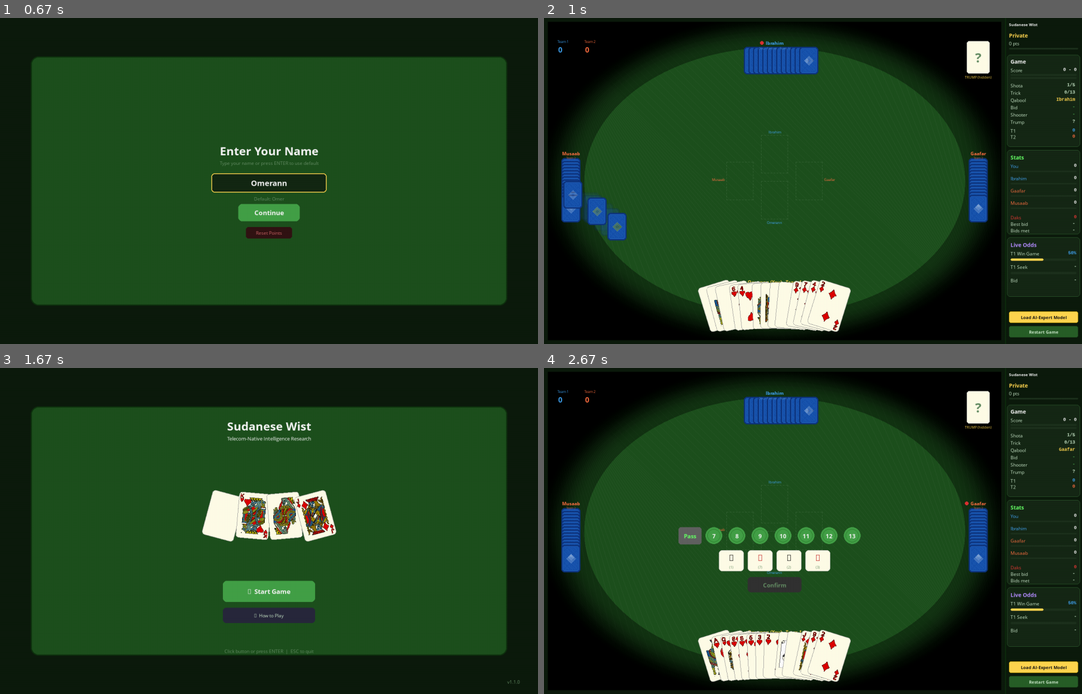
Above: before the commit, frames 1-4 (two rows, left to right).
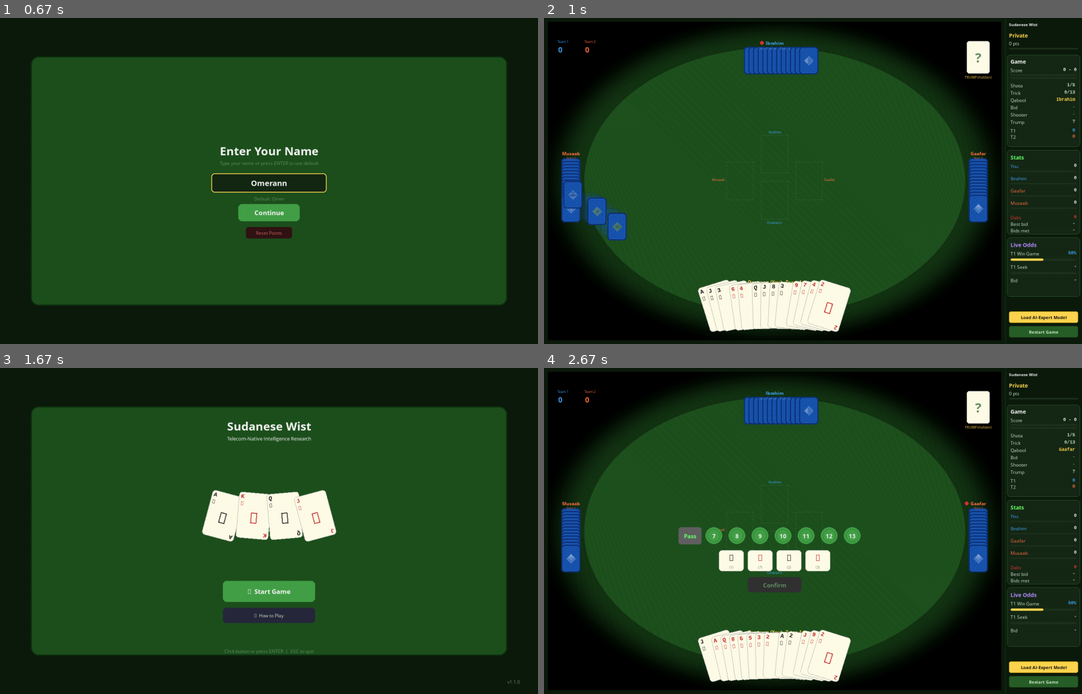
Above: after the commit, the same moments.

Repository: aamagzoub/engineering-intelligence
Game: pygame game, started from gui_pygame/main.py
Same seed, same stepped clock (60 frames per second), same inputs: the game is played once before the commit and once after it.
Inputs (mouse positions are in pixels of both pictures, inside the frame that each line leads up to):
- Up to frame 1 (0.67 s): type "ann" at 0.33 s
- Up to frame 2 (1 s): tap Enter at 0.67 s; click "▶ Start Game" at 0.93 s
- Up to frame 3 (1.67 s): click "Restart Game" at 1.27 s; click "Continue" at 1.6 s
- Up to frame 4 (2.67 s): tap Enter at 1.88 s; click (786, 615) at 2.27 s; click (796, 475) at 2.6 s

Frame 1 is identical in both runs. In frame 2, 0.5% of the frame differs, in the area x 29-56%, y 80-96%; in frame 3, 1.4%, in the area x 38-63%, y 38-53%; in frame 4, 0.6%.

Commit message:
Revert to original drawn card style (remove PNG loading)

Diff:
--- a/gui_pygame/card_renderer.py
+++ b/gui_pygame/card_renderer.py
@@ -1,98 +1,43 @@
 """
-Card rendering for PyGame — loads PNG card images or draws fallback cards.
+Card rendering for PyGame — draws playing cards programmatically.
 """
 
-import os
 import pygame
 from gui_pygame.constants import *
 
 
-# Card image cache.
-_card_image_cache: dict[str, pygame.Surface] = {}
-_cards_dir = os.path.join(os.path.dirname(os.path.abspath(__file__)), "assets", "cards")
-
-# Map rank/suit symbols to filenames.
-_RANK_TO_FILE = {
-    "2": "2", "3": "3", "4": "4", "5": "5", "6": "6", "7": "7",
-    "8": "8", "9": "9", "10": "10",
-    "J": "jack", "Q": "queen", "K": "king", "A": "ace",
-}
-_SUIT_TO_FILE = {"♠": "spades", "♥": "hearts", "♣": "clubs", "♦": "diamonds"}
-
-
-def _get_card_image_path(rank: str, suit: str) -> str | None:
-    """Get the PNG file path for a card, or None if not found."""
-    rank_file = _RANK_TO_FILE.get(rank)
-    suit_file = _SUIT_TO_FILE.get(suit)
-    if not rank_file or not suit_file:
-        return None
-    path = os.path.join(_cards_dir, f"{rank_file}_of_{suit_file}.png")
-    if os.path.exists(path):
-        return path
-    return None
-
-
 def create_card_surface(rank: str, suit: str, width: int = CARD_WIDTH,
                         height: int = CARD_HEIGHT) -> pygame.Surface:
-    """Load a card PNG image scaled to size, or draw a fallback card."""
-    cache_key = f"{rank}{suit}_{width}x{height}"
-    if cache_key in _card_image_cache:
-        return _card_image_cache[cache_key]
+    """Create a card surface with proper styling."""
+    surf = pygame.Surface((width, height), pygame.SRCALPHA)
 
-    # Try to load PNG image.
-    img_path = _get_card_image_path(rank, suit)
-    if img_path:
-        try:
-            img = pygame.image.load(img_path).convert()
-            # Create a white card background with rounded corners.
-            surf = pygame.Surface((width, height), pygame.SRCALPHA)
-            card_rect = pygame.Rect(0, 0, width, height)
-            pygame.draw.rect(surf, CARD_WHITE, card_rect, border_radius=CARD_RADIUS)
-            # Scale the PNG to fit inside with a small margin.
-            margin = 3
-            inner_w = width - margin * 2
-            inner_h = height - margin * 2
-            scaled_img = pygame.transform.smoothscale(img, (inner_w, inner_h))
-            # Replace black background pixels with white before blitting.
-            scaled_img.set_colorkey((0, 0, 0))
-            surf.blit(scaled_img, (margin, margin))
-            # Card border.
-            pygame.draw.rect(surf, (150, 150, 150), card_rect, width=1, border_radius=CARD_RADIUS)
-            _card_image_cache[cache_key] = surf
-            return surf
-        except Exception:
-            pass  # Fall through to drawn card.
-
-    # Fallback: draw the card programmatically.
-    surf = _draw_card_fallback(rank, suit, width, height)
-    _card_image_cache[cache_key] = surf
-    return surf
-
-
-def _draw_card_fallback(rank: str, suit: str, width: int, height: int) -> pygame.Surface:
-    """Draw a card programmatically (fallback when no PNG available)."""
-    surf = pygame.Surface((width, height), pygame.SRCALPHA)
+    # Card body (rounded rectangle).
     rect = pygame.Rect(0, 0, width, height)
     pygame.draw.rect(surf, CARD_WHITE, rect, border_radius=CARD_RADIUS)
     pygame.draw.rect(surf, (180, 180, 180), rect, width=1, border_radius=CARD_RADIUS)
 
-    suit_color = RED_SUIT if suit in ("♥", "♦") else BLACK_SUIT
+    # Suit color.
+    color = RED_SUIT if suit in ("♥", "♦") else BLACK_SUIT
 
+    # Rank in top-left.
     font_size = max(12, width // 5)
     font = pygame.font.SysFont("Consolas", font_size, bold=True)
-    rank_surf = font.render(rank, True, suit_color)
+    rank_surf = font.render(rank, True, color)
     surf.blit(rank_surf, (5, 3))
 
+    # Suit symbol in top-left (below rank).
     suit_font = pygame.font.SysFont("Segoe UI", font_size - 2)
-    suit_small = suit_font.render(suit, True, suit_color)
+    suit_small = suit_font.render(suit, True, color)
     surf.blit(suit_small, (5, 3 + font_size))
 
+    # Large suit in centre.
     big_font = pygame.font.SysFont("Segoe UI", max(20, width // 2))
-    big_suit = big_font.render(suit, True, suit_color)
+    big_suit = big_font.render(suit, True, color)
     big_rect = big_suit.get_rect(center=(width // 2, height // 2 + 5))
     surf.blit(big_suit, big_rect)
 
-    rank_br = font.render(rank, True, suit_color)
+    # Rank in bottom-right (rotated).
+    rank_br = font.render(rank, True, color)
     rank_br = pygame.transform.rotate(rank_br, 180)
     surf.blit(rank_br, (width - rank_br.get_width() - 5, height - rank_br.get_height() - 3))
 
